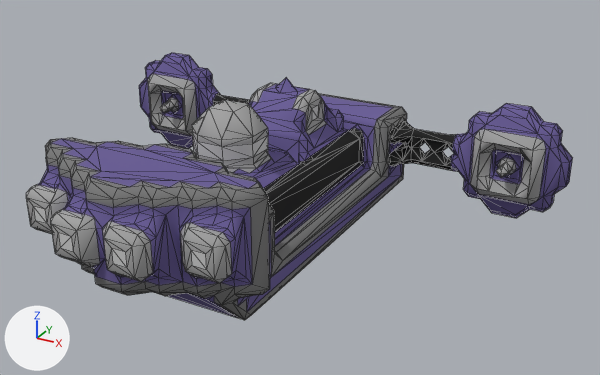
The OBJ model src/jsMain/resources/meshes/usa-1-coleman-class.obj, before and after one commit.
The view is the same before and after, from a 50 mm lens placed at (30.8, -47.3, 28.9), pointed at (3.9, 1.6, 4.5). Arrows for +X, +Y and +Z are at lower left; the lights stay in place. Mesh edges are drawn as thin lines. Where no turn or scale is listed for an object, it has been applied to the vertices.

The first picture shows 'usa-1-coleman-class'.
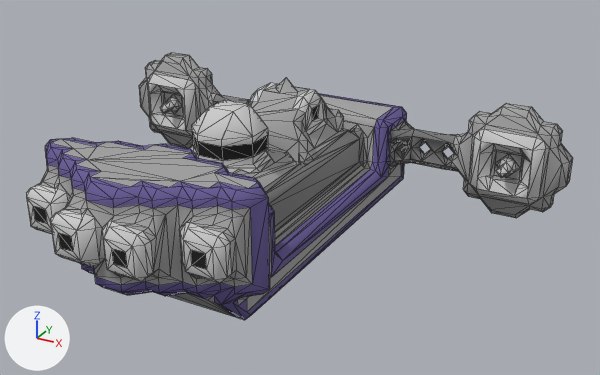
The newer file is also turned or shifted as a whole; pictures and numbers use the older file's frame.

Boxes (x1, y1, x2, y2) around the edits, measured in the pictures (600 x 375 px; the box of a moved part takes in the faces that stretch with it):
```json
{"part": 1, "of": "me_usa_1_coleman_class", "change": "moved or reshaped", "before": [192, 109, 220, 298], "after": [192, 109, 269, 304]}
{"part": 2, "of": "me_usa_1_coleman_class", "change": "built on", "after": [247, 101, 412, 166]}
{"part": 3, "of": "me_usa_1_coleman_class", "change": "moved or reshaped", "before": [481, 143, 531, 162], "after": [514, 149, 531, 196]}
{"part": 4, "of": "me_usa_1_coleman_class", "change": "deleted", "before": [152, 113, 162, 125]}
{"part": 5, "of": "me_usa_1_coleman_class", "change": "surface changed", "before": [26, 55, 573, 320], "after": [26, 55, 573, 320]}
```

The change, as JSON lines over the scene's bpy script:
```json
{"block": "me_usa_1_coleman_class", "where": "# used by ob_usa_1_coleman_class; location = (0.0, 0.0, 0.0)"}
{"op": "remove", "block": "me_usa_1_coleman_class", "code": "me_usa_1_coleman_class.from_pydata(...)  # 1496 vertices, 2706 faces; spans x -20.5..20.5, y -16.0..16.0, z 0.0..11.0"}
{"op": "add", "block": "me_usa_1_coleman_class", "code": "me_usa_1_coleman_class.from_pydata(...)  # 1494 vertices, 2711 faces; spans x -20.5..20.5, y -16.0..16.0, z 0.0..11.0"}
{"block": "me_usa_1_coleman_class", "change": "me_usa_1_coleman_class part 1: 1 vertex moved from x -1.0, y -3.0, z 10.5 to x -1.0, y -3.5, z 10.0; 3 vertices removed from x 1.5..8.0, y -12.5..-5.5, z 3.0..5.5; 3 vertices added at x -2.0..7.5, y -11.5..0.0, z 3.5..9.5"}
{"block": "me_usa_1_coleman_class", "change": "me_usa_1_coleman_class part 2: 2 vertices removed from x -7.0..3.5, y 10.5..12.0, z 5.5; 6 vertices added at x -7.5..7.0, y 10.2..15.0, z 3.5..5.5"}
{"block": "me_usa_1_coleman_class", "change": "me_usa_1_coleman_class part 3: 3 vertices removed from x 15.0..17.0, y 12.5..15.5, z 5.0..6.0; 2 vertices added at x 17.0..17.5, y 12.5, z 3.0..5.5"}
{"block": "me_usa_1_coleman_class", "change": "me_usa_1_coleman_class part 4: 3 vertices removed from x -18.0..-16.0, y 12.5..15.5, z 2.0..4.0"}
{"block": "me_usa_1_coleman_class", "change": "me_usa_1_coleman_class part 5: 2345 kept faces spanning x -20.5..20.5, y -16.0..16.0, z 0.0..11.0 get new texture (UV) coordinates"}
```
